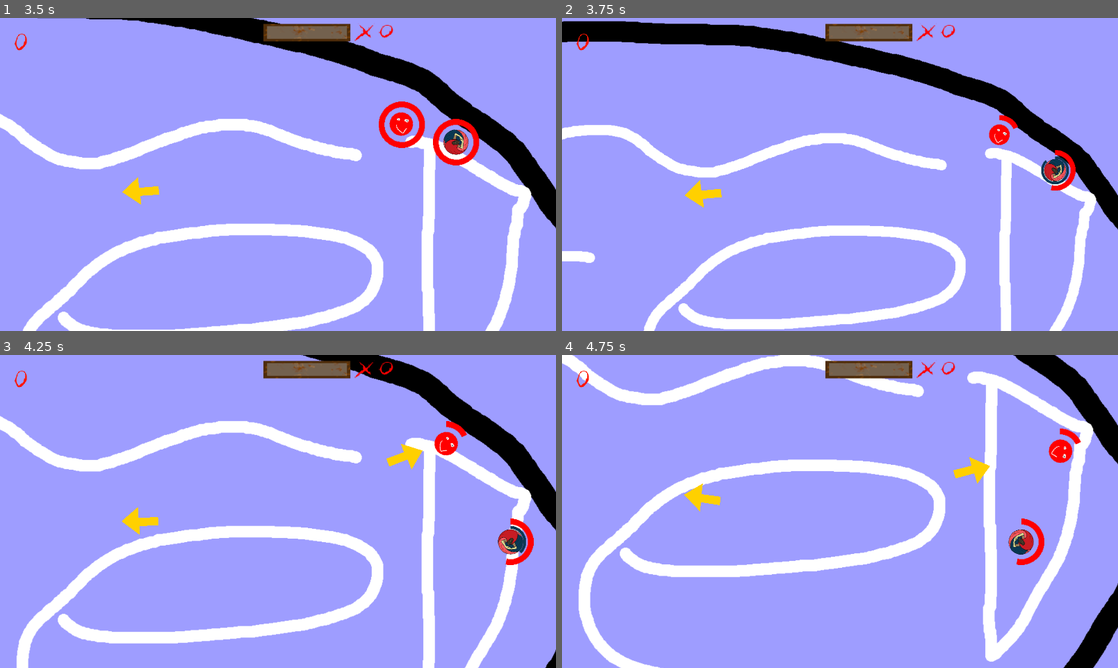
Above: before the commit, frames 1-4 (two rows, left to right).
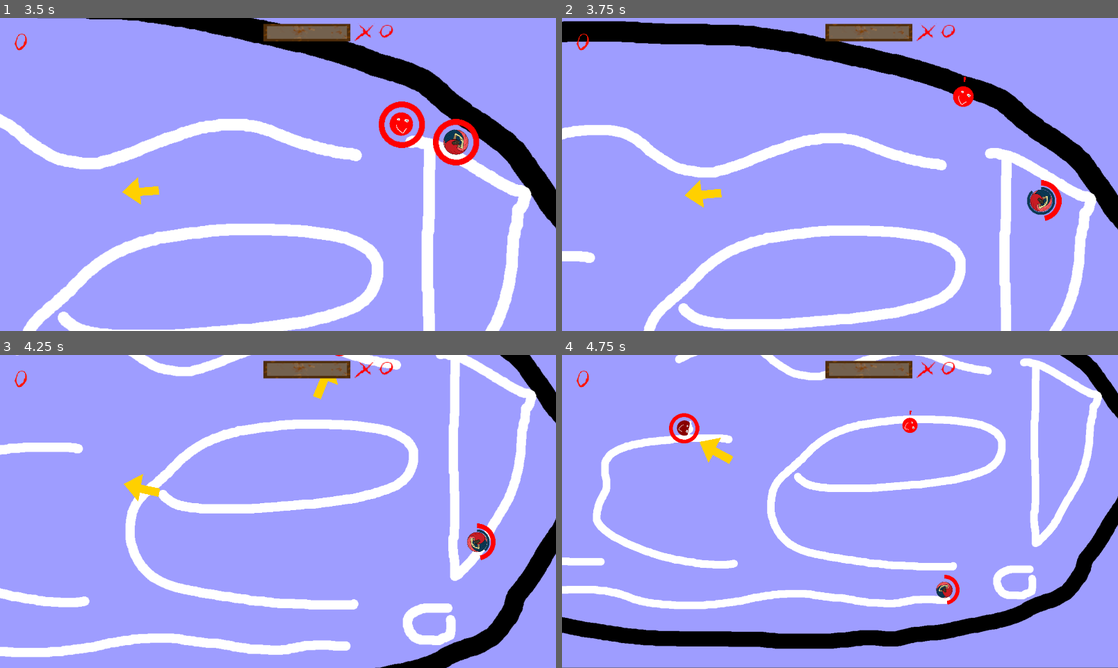
Above: after the commit, the same moments.

Repository: Junber/LD-47
Game: Godot game, scene res://Scenes/Root.tscn
Two runs of this game, one before a commit and one after it. Both use one fixed random seed, a clock stepped at 60 frames per second and the inputs below. Sound files missing from this copy of the repository are replaced by a short silence.
Inputs (mouse positions are in pixels of both pictures, inside the frame that each line leads up to):
- Up to frame 1 (3.5 s): tap Enter at 0.5 s; move the mouse to (400, 158) at 0.52 s; hold D (move_right) 0.53-1.28 s; tap Space (boost) every 0.75 s from 0.6 to 2.85 s; click (400, 158) at 0.67 s; move the mouse to (166, 190) at 1.27 s; hold S (move_down) 1.28-2.03 s; move the mouse to (333, 105) at 2.02 s; hold D (move_right) 2.03-2.78 s; move the mouse to (250, 237) at 2.77 s; hold W (move_up) from 2.78 s (still down); click (250, 237) at 2.92 s
- Up to frame 2 (3.75 s): move the mouse to (1006, 221) at 3.52 s; release W (move_up) at 3.53 s; hold A (move_left) from 3.53 s (still down); tap Space (boost) at 3.6 s
- Up to frame 3 (4.25 s): keep holding A (move_left)
- Up to frame 4 (4.75 s): keep holding A (move_left); move the mouse to (673, 464) at 4.27 s; tap Space (boost) at 4.35 s

Frame 1 is identical in both runs. In frame 2, 1.5% of the frame differs, in the area x 70-93%, y 18-65%; in frame 3, 28%; in frame 4, 31%, in the area x 0-100%, y 0-100%.

Commit message:
Change collision behavior

Diff:
--- a/Scripts/IceScater.gd
+++ b/Scripts/IceScater.gd
@@ -37,7 +37,7 @@
 	pass
 
 func bounceOffOfIceScater(collider):
-	velocity = (position - collider.position).normalized() * velocity.length() / 2
+	velocity = (position - collider.position).normalized() * (velocity.length() + collider.velocity.length()) / 2
 	rotationSpeed /= 2
 
 func getDirection():
